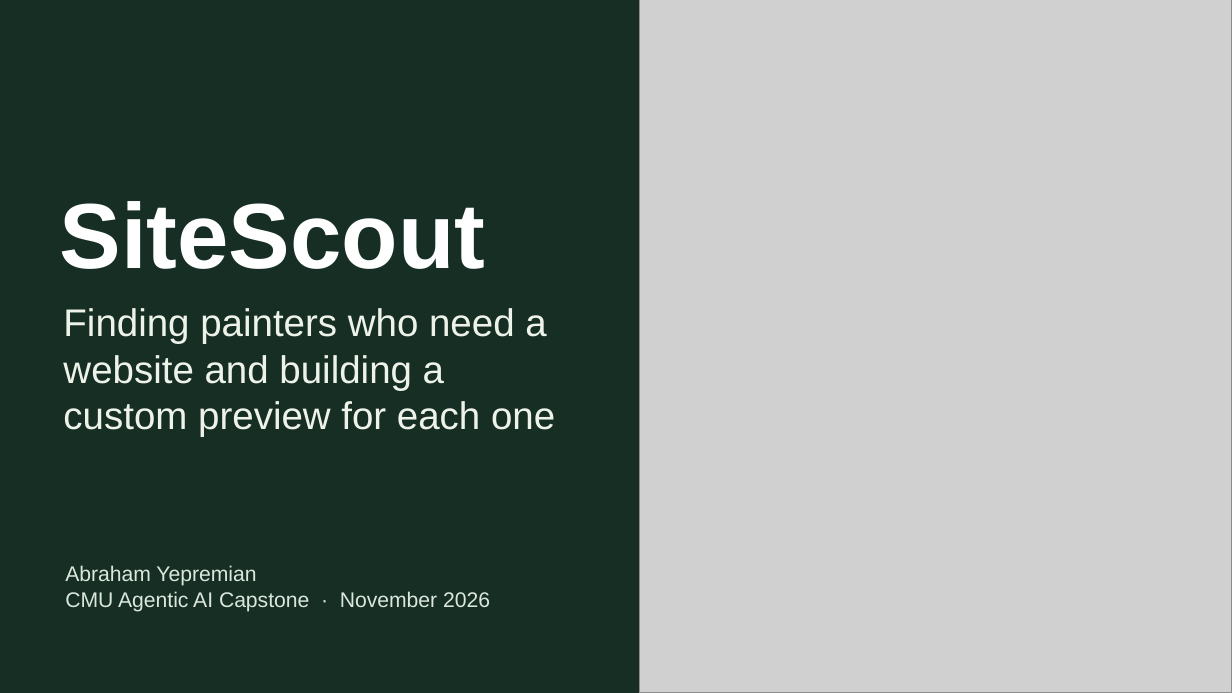
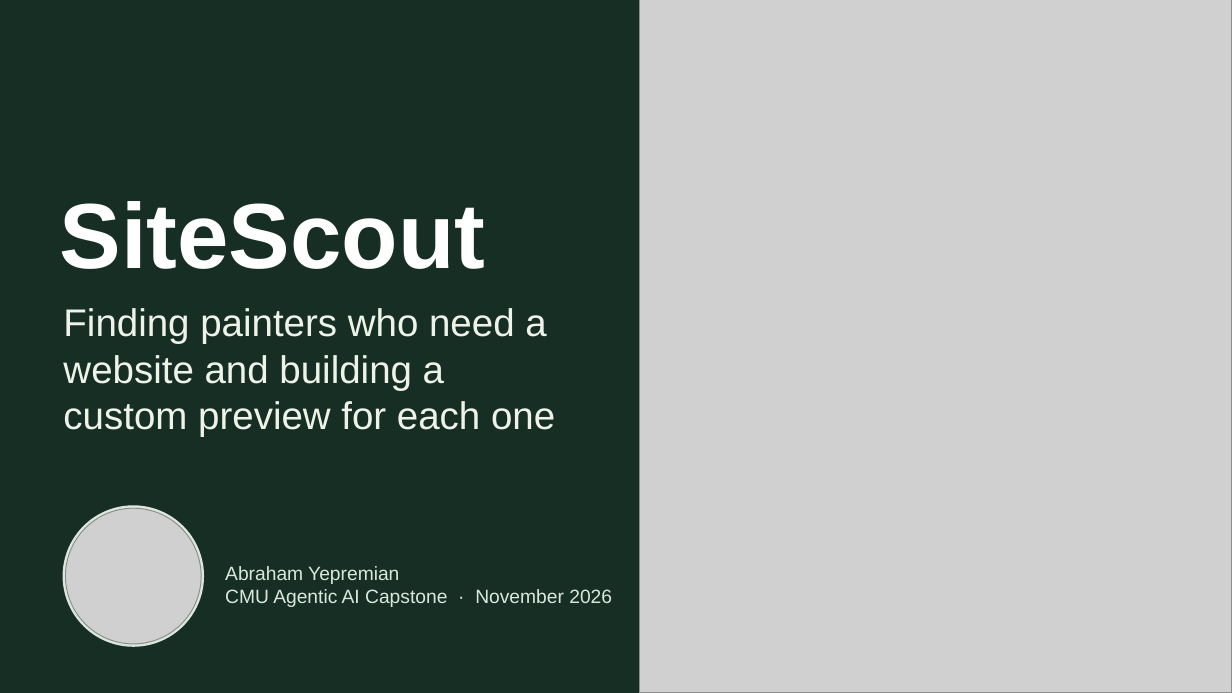
Before and after one commit to Abraham21/sitescout-capstone, a slide deck: slide 1 of submission/SiteScout Presentation.pptx. Drawn at 1232x693 pixels with LibreOffice and Linux fonts; fonts in the diff are those of the drawing; grey boxes stand for pictures. Boxes give left, top, right and bottom in pixels: in the first picture for what was removed or moved away, otherwise in the second. Text is boxed around its words. In the diff, an @@ line names an element or a change of style, - is before the commit and + after.

Commit message:
Align capstone report, presentation and recording guide around Color-Me-Custom

```diff
--- a/submission/SiteScout Presentation.pptx
+++ b/submission/SiteScout Presentation.pptx
@@ ellipse added at [63, 506, 204, 647], fill #DAE7DC @@
@@ picture added at [66, 508, 201, 644] @@
@@ text "Abraham Yepremian": place and size @@
-text "Abraham Yepremian" at [65, 565, 490, 612]
+text "Abraham Yepremian" at [225, 566, 612, 607]
@@ text "Abraham Yepremian" at [225, 566, 612, 607]: size 16.5 to 15 pt @@
```
Also in this commit, not shown: 5 other slides changed, 1 slide added, 1 slide removed, 6 other files.
